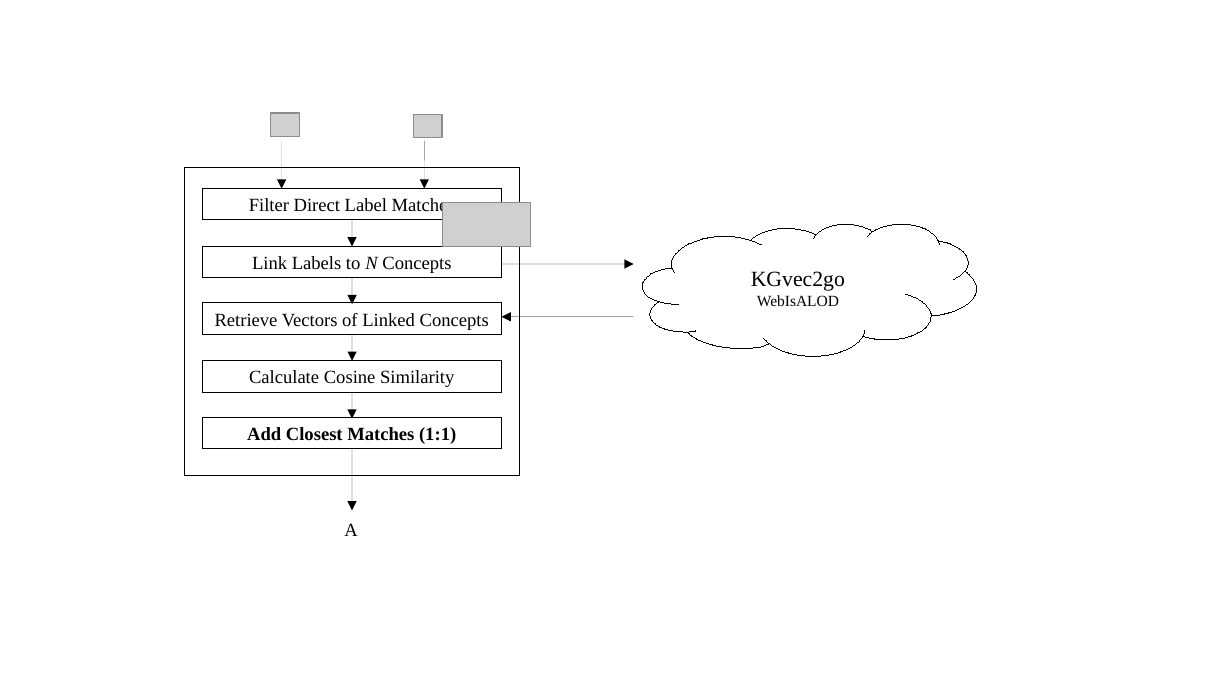
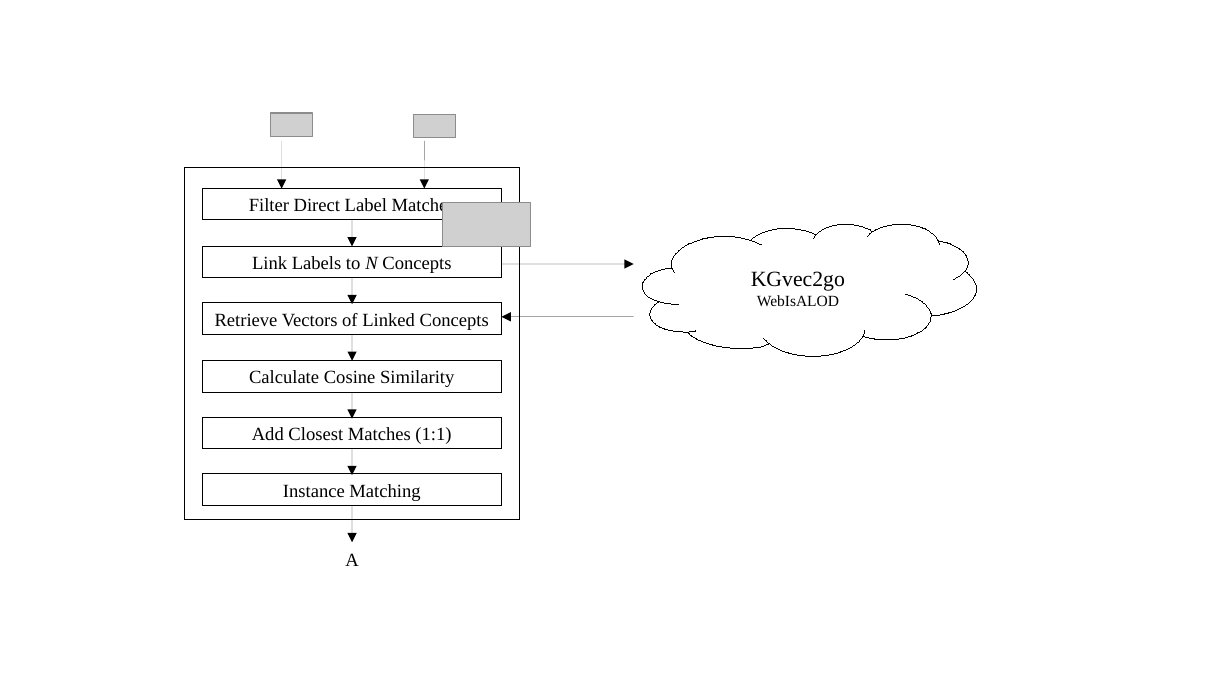
Before and after one commit to janothan/ALOD2VecMatcher, a slide deck: slide 1 of documentation/high_level_process_flow.odp. Drawn at 1232x693 pixels with LibreOffice and Linux fonts; fonts in the diff are those of the drawing; grey boxes stand for pictures. Boxes give left, top, right and bottom in pixels: in the first picture for what was removed or moved away, otherwise in the second. Text is boxed around its words. In the diff, an @@ line names an element or a change of style, - is before the commit and + after.

```diff
--- a/documentation/high_level_process_flow.odp
+++ b/documentation/high_level_process_flow.odp
@@ picture: place and size @@
-picture at box(271, 113, 298, 136)
+picture at box(271, 113, 313, 136)
@@ picture: place and size @@
-picture at box(414, 114, 443, 138)
+picture at box(414, 114, 456, 138)
@@ rectangle: place and size @@
-rectangle at box(184, 168, 519, 476)
+rectangle at box(184, 168, 519, 520)
@@ rectangle "Add Closest Matches (1:1)" at box(202, 417, 502, 448): bold off @@
@@ arrow added from (352, 449) to (352, 475), #000000 0 pt @@
@@ rectangle added at box(202, 474, 502, 505), fill #FFFFFF, outline #000000 0 pt, 12 pt, text #000000 @@
+Instance Matching
@@ arrow moved from (352, 449) - (352, 511) to (352, 505) - (352, 542) @@
@@ text "A": place and size @@
-text "A" at box(344, 523, 357, 536)
+text "A" at box(345, 553, 358, 566)
```
Also in this commit, not shown: 3 other files.
